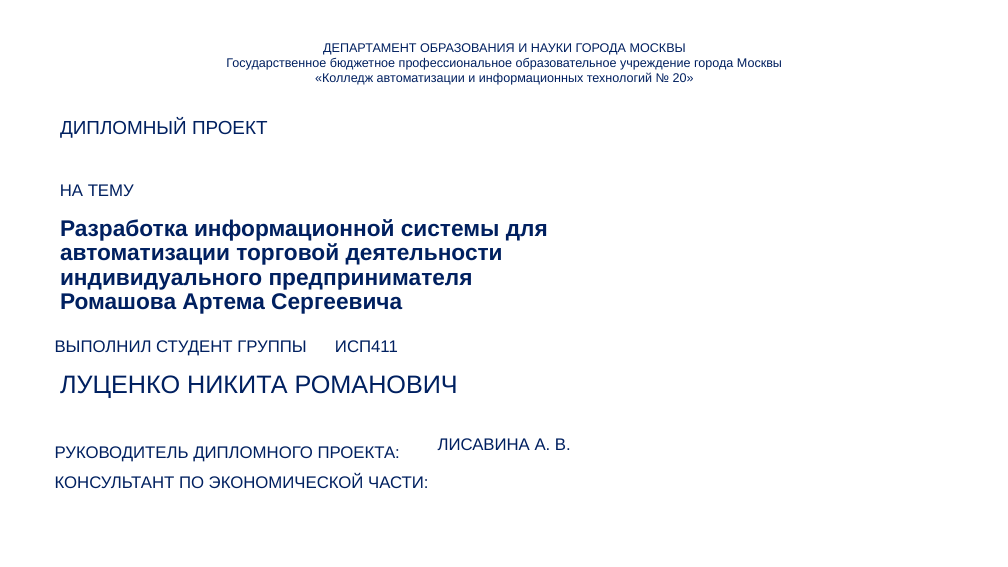
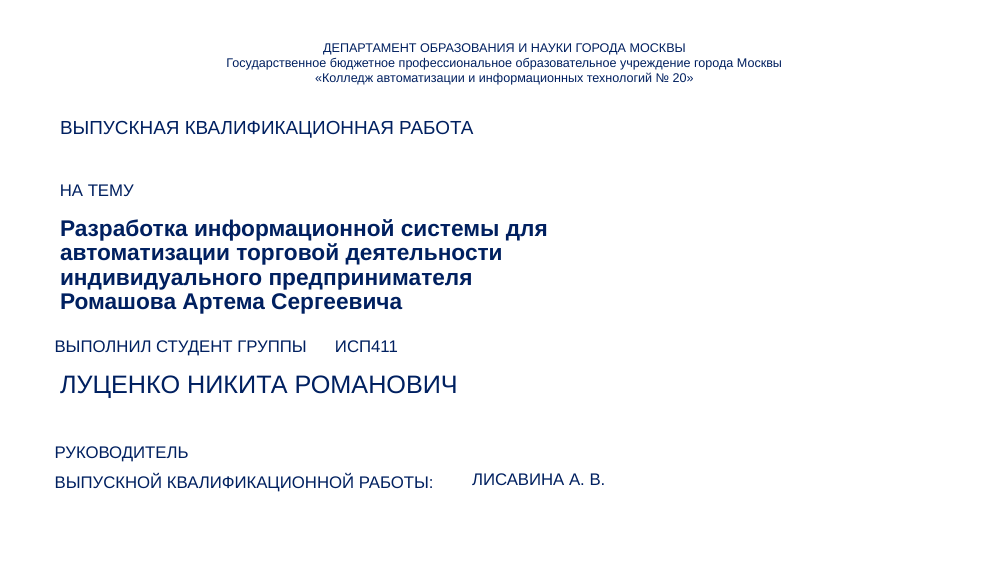
Before and after one commit to Bubunovich/DiplomProject, a slide deck: slide 1 of Word/Луценко_презентация.pptx. Drawn at 1008x567 pixels with LibreOffice and Linux fonts; fonts in the diff are those of the drawing; background and template pictures are left out. Boxes give left, top, right and bottom in pixels: in the first picture for what was removed or moved away, otherwise in the second. Text is boxed around its words. In the diff, an @@ line names an element or a change of style, - is before the commit and + after.

```diff
--- a/Word/Луценко_презентация.pptx
+++ b/Word/Луценко_презентация.pptx
@@ text removed at (60,120,268,138) @@
-ДИПЛОМНЫЙ ПРОЕКТ
@@ text added at (60,120,473,138), 18 pt, text #002060 @@
+ВЫПУСКНАЯ КВАЛИФИКАЦИОННАЯ РАБОТА
@@ text removed at (55,446,428,488) @@
-РУКОВОДИТЕЛЬ ДИПЛОМНОГО ПРОЕКТА:
-КОНСУЛЬТАНТ ПО ЭКОНОМИЧЕСКОЙ ЧАСТИ:
@@ text added at (55,446,434,492), 16 pt, text #002060 @@
+РУКОВОДИТЕЛЬ
+ВЫПУСКНОЙ КВАЛИФИКАЦИОННОЙ РАБОТЫ:
@@ text "ЛИСАВИНА А. В.": place and size @@
-text "ЛИСАВИНА А. В." at (438,438,571,450)
+text "ЛИСАВИНА А. В." at (472,473,606,485)
```
Also in this commit, not shown: 5 other slides changed, 6 other files.
